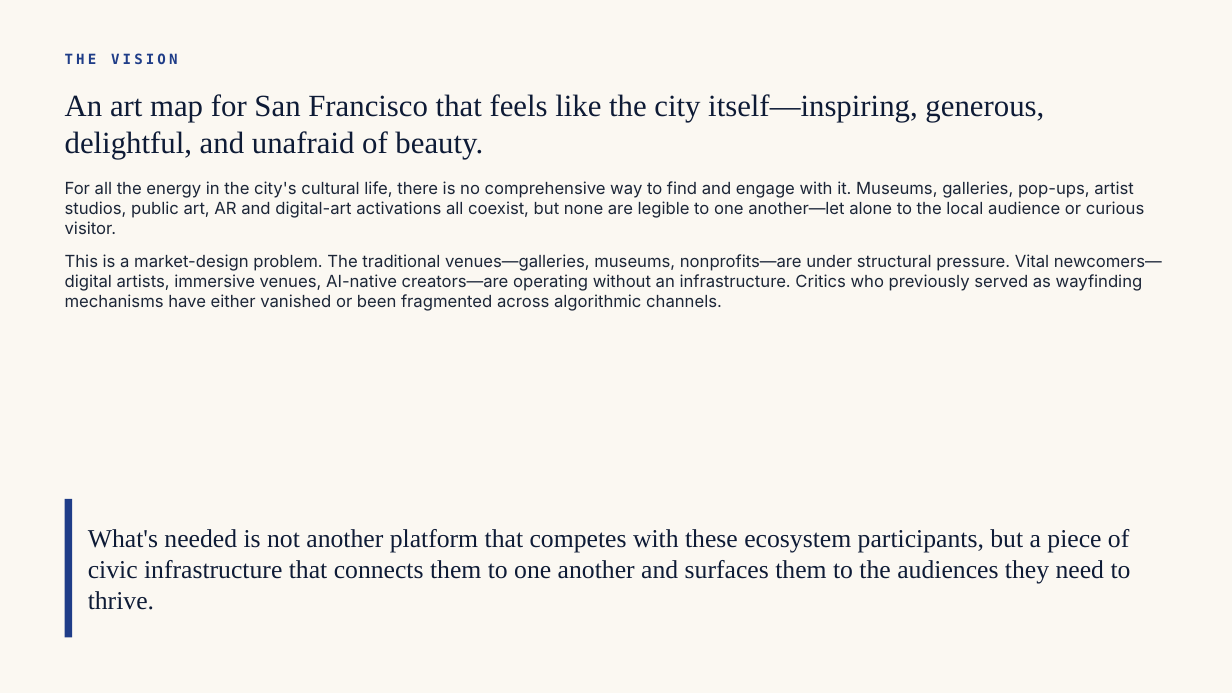
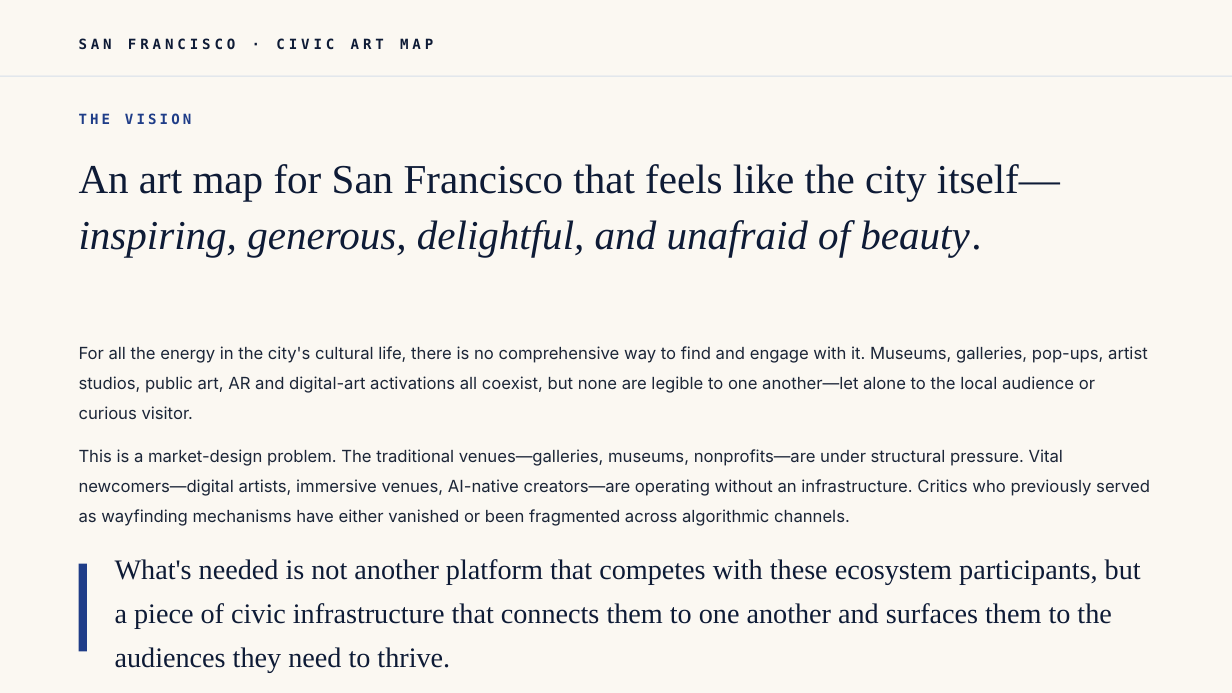
Before and after one commit to amgoldstein6/sf-civic-art-map, a slide deck: slide 2 of sf-civic-art-map.pptx. Drawn at 1232x693 pixels with LibreOffice and Linux fonts; fonts in the diff are those of the drawing. Boxes give left, top, right and bottom in pixels: in the first picture for what was removed or moved away, otherwise in the second. Text is boxed around its words. In the diff, an @@ line names an element or a change of style, - is before the commit and + after.

```diff
--- a/sf-civic-art-map.pptx
+++ b/sf-civic-art-map.pptx
@@ text at (x1=65, y1=53, x2=1044, y2=159): paragraphs removed @@
-THE VISION
-An art map for San Francisco that feels like the city itself—inspiring, generous, delightful, and unafraid of beauty.
@@ text added at (x1=79, y1=38, x2=433, y2=50), 11 pt, text #0E1B36, bold @@
+SAN FRANCISCO · CIVIC ART MAP
@@ rectangle added at (x1=0, y1=76, x2=1232, y2=77), fill #D6DEEA @@
@@ text added at (x1=79, y1=113, x2=1060, y2=257), 32 pt, text #0E1B36 @@
+THE VISION
+An art map for San Francisco that feels like the city itself—inspiring, generous, delightful, and unafraid of beauty.
@@ text "For all the energy in ..." moved from (x1=65, y1=53, x2=1162, y2=311) to (x1=79, y1=346, x2=1150, y2=526) @@
@@ text "For all the energy in ..." at (x1=79, y1=346, x2=1150, y2=526): line spacing 1 to 1.5; less space between paragraphs @@
@@ rectangle resized from (x1=65, y1=499, x2=72, y2=638) to (x1=79, y1=564, x2=87, y2=652) @@
@@ text "What's needed is not another ..." moved from (x1=88, y1=529, x2=1131, y2=610) to (x1=115, y1=559, x2=1141, y2=668) @@
@@ text "What's needed is not another ..." at (x1=115, y1=559, x2=1141, y2=668): size 20 to 22 pt; line spacing 1 to 1.3 @@
```
Also in this commit, not shown: 8 other slides changed, 1 slide added, 1 slide removed, 1 other file.
